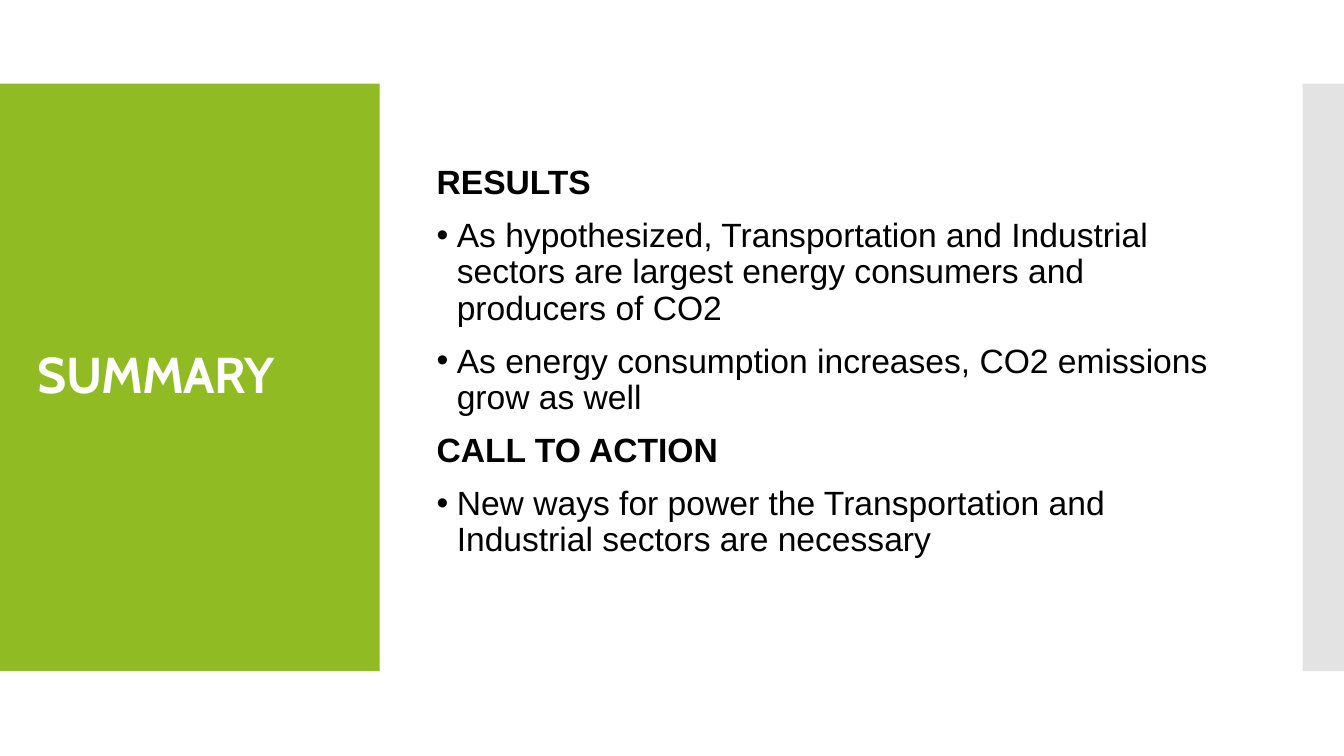
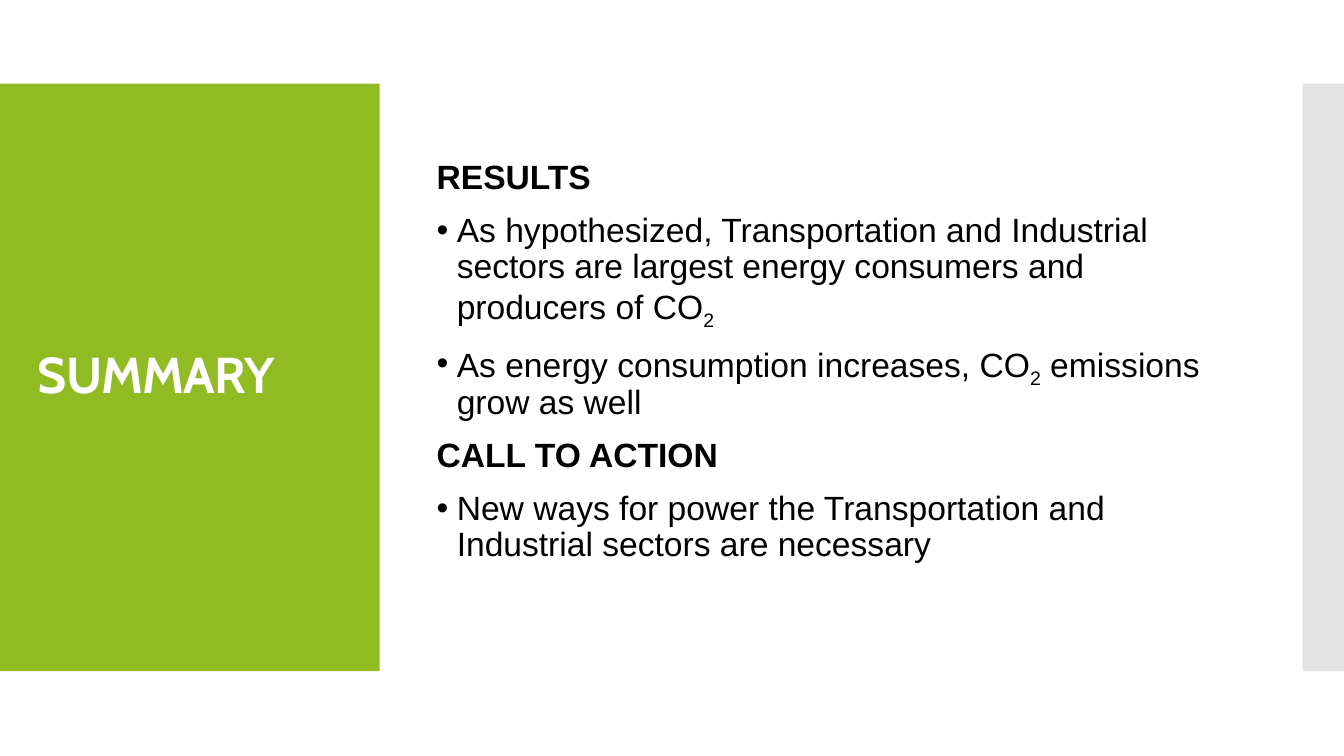
Before and after one commit to DanielMJones2005/Project-1, a slide deck: slide 17 of 20190729 Energizers_Project_1_Presentation.v2.pptx. Drawn at 1344x756 pixels with LibreOffice and Linux fonts; fonts in the diff are those of the drawing. Boxes give left, top, right and bottom in pixels: in the first picture for what was removed or moved away, otherwise in the second. Text is boxed around its words. In the diff, an @@ line names an element or a change of style, - is before the commit and + after.

```diff
--- a/20190729 Energizers_Project_1_Presentation.v2.pptx
+++ b/20190729 Energizers_Project_1_Presentation.v2.pptx
@@ text at bbox=[457, 217, 1199, 421]: now subscript in "CO2", "CO2" @@
```
Also in this commit, not shown: 4 other slides changed.
